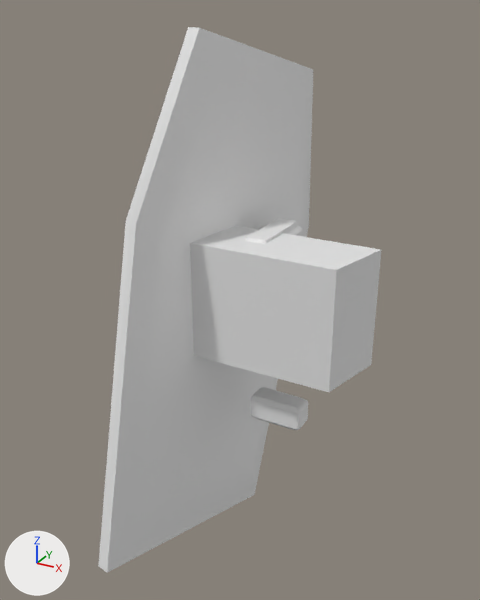
The glTF model models/parts/armor_tower_shield_fed.glb as it was, and as the next commit left it.
Camera for both pictures: a 50 mm camera at (31.2, -66.2, 30.6) aimed at (-3.5, -3.1, -1.0). Every picture has the same lights, and +X, +Y and +Z are marked at lower left. The picture after the commit comes second. Vertices at exactly the same position are counted once.

Names of what the first picture shows: 'adapter_forearm_c_clamp', 'adapter_shield_handle_dark', 'fed_shield_frame_white', 'mounting_dovetail_plug'.
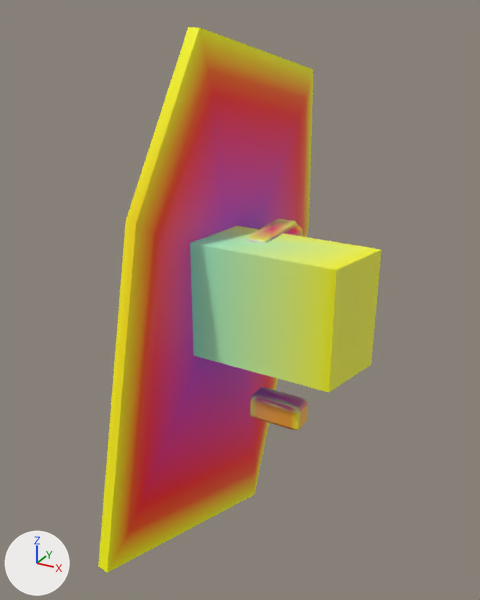
Changed parts and their boxes [x1, y1, x2, y2] in the pictures (480 x 600 px):
'fed_shield_frame_white', recoloured (darker)
    both: [98, 27, 313, 573]
'mounting_dovetail_plug', recoloured
    both: [190, 226, 381, 392]
'adapter_shield_handle_dark', recoloured (darker)
    both: [250, 387, 308, 430]
'adapter_forearm_c_clamp', recoloured (darker)
    both: [246, 219, 303, 244]

Diff of the bpy script that builds the scene:
```diff
--- a/models/parts/armor_tower_shield_fed.glb.py
+++ b/models/parts/armor_tower_shield_fed.glb.py
@@ mat_defaultmaterial_005 @@
+mat_defaultmaterial_005 = bpy.data.materials.new('DefaultMaterial.005')
+mat_defaultmaterial_005.use_nodes = True; mat_defaultmaterial_005.node_tree.nodes.clear()
+_N = mat_defaultmaterial_005.node_tree.nodes; _L = mat_defaultmaterial_005.node_tree.links
+n0 = _N.new('ShaderNodeOutputMaterial'); n0.name = 'Material Output'
+n1 = _N.new('ShaderNodeBsdfPrincipled'); n1.name = 'Principled BSDF'
+n2 = _N.new('ShaderNodeVertexColor'); n2.name = 'Color Attribute'
+_L.new(n1.outputs[0], n0.inputs[0])  # 'BSDF' to 'Surface'
+_L.new(n2.outputs[0], n1.inputs[0])  # 'Color' to 'Base Color'
@@ mat_defaultmaterial_004 @@
+mat_defaultmaterial_004 = bpy.data.materials.new('DefaultMaterial.004')
+mat_defaultmaterial_004.use_nodes = True; mat_defaultmaterial_004.node_tree.nodes.clear()
+_N = mat_defaultmaterial_004.node_tree.nodes; _L = mat_defaultmaterial_004.node_tree.links
+n0 = _N.new('ShaderNodeOutputMaterial'); n0.name = 'Material Output'
+n1 = _N.new('ShaderNodeBsdfPrincipled'); n1.name = 'Principled BSDF'
+n2 = _N.new('ShaderNodeVertexColor'); n2.name = 'Color Attribute'
+_L.new(n1.outputs[0], n0.inputs[0])  # 'BSDF' to 'Surface'
+_L.new(n2.outputs[0], n1.inputs[0])  # 'Color' to 'Base Color'
@@ mat_defaultmaterial_001 @@
+mat_defaultmaterial_001 = bpy.data.materials.new('DefaultMaterial.001')
+mat_defaultmaterial_001.use_nodes = True; mat_defaultmaterial_001.node_tree.nodes.clear()
+_N = mat_defaultmaterial_001.node_tree.nodes; _L = mat_defaultmaterial_001.node_tree.links
+n0 = _N.new('ShaderNodeOutputMaterial'); n0.name = 'Material Output'
+n1 = _N.new('ShaderNodeBsdfPrincipled'); n1.name = 'Principled BSDF'
+n2 = _N.new('ShaderNodeVertexColor'); n2.name = 'Color Attribute'
+_L.new(n1.outputs[0], n0.inputs[0])  # 'BSDF' to 'Surface'
+_L.new(n2.outputs[0], n1.inputs[0])  # 'Color' to 'Base Color'
@@ mat_defaultmaterial @@
+mat_defaultmaterial = bpy.data.materials.new('DefaultMaterial')
+mat_defaultmaterial.use_nodes = True; mat_defaultmaterial.node_tree.nodes.clear()
+_N = mat_defaultmaterial.node_tree.nodes; _L = mat_defaultmaterial.node_tree.links
+n0 = _N.new('ShaderNodeOutputMaterial'); n0.name = 'Material Output'
+n1 = _N.new('ShaderNodeBsdfPrincipled'); n1.name = 'Principled BSDF'
+n2 = _N.new('ShaderNodeVertexColor'); n2.name = 'Color Attribute'
+_L.new(n1.outputs[0], n0.inputs[0])  # 'BSDF' to 'Surface'
+_L.new(n2.outputs[0], n1.inputs[0])  # 'Color' to 'Base Color'
@@ me_mounting_dovetail_plug @@
 me_mounting_dovetail_plug.from_pydata(...)  # 8 vertices, 12 faces; spans x -12.0..12.0, y -8.0..0.0, z -7.0..7.0
+# me_mounting_dovetail_plug part 1: vertex colours changed
+me_mounting_dovetail_plug.materials.append(mat_defaultmaterial)
@@ me_adapter_forearm_c_clamp @@
 me_adapter_forearm_c_clamp.from_pydata(...)  # 114 vertices, 224 faces; spans x -2.9..0.9, y -5.1..5.1, z -7.3..7.3
+me_adapter_forearm_c_clamp.materials.append(mat_defaultmaterial_001)
@@ me_adapter_shield_handle_dark @@
 me_adapter_shield_handle_dark.from_pydata(...)  # 114 vertices, 224 faces; spans x -1.6..5.2, y -4.4..-1.2, z -16.14..-12.86
+me_adapter_shield_handle_dark.materials.append(mat_defaultmaterial_004)
@@ me_fed_shield_frame_white @@
 me_fed_shield_frame_white.from_pydata(...)  # 38 vertices, 72 faces; spans x -12.0..-3.3, y -22.6..17.0, z -36.6..28.8
+# me_fed_shield_frame_white part 2: vertex colours changed
+me_fed_shield_frame_white.materials.append(mat_defaultmaterial_005)
```
